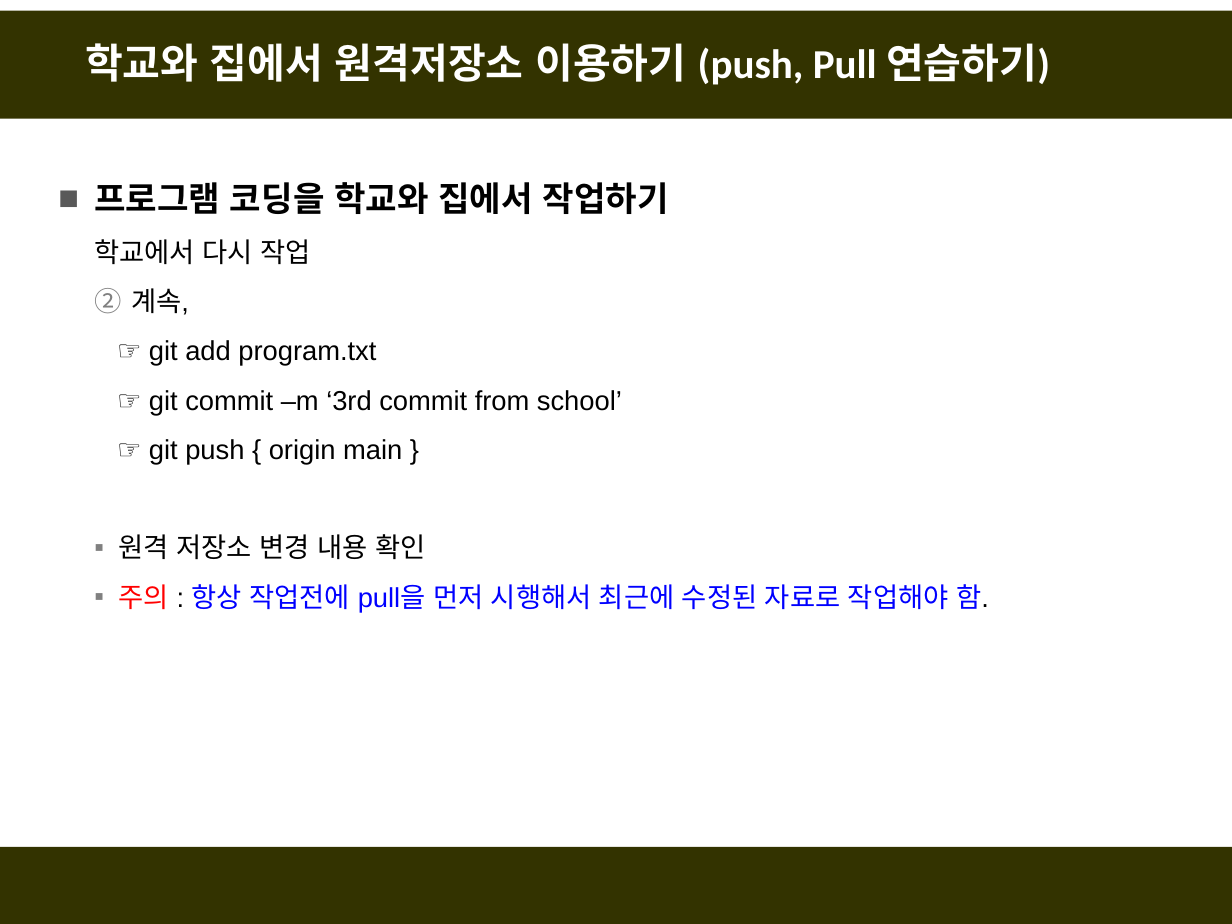
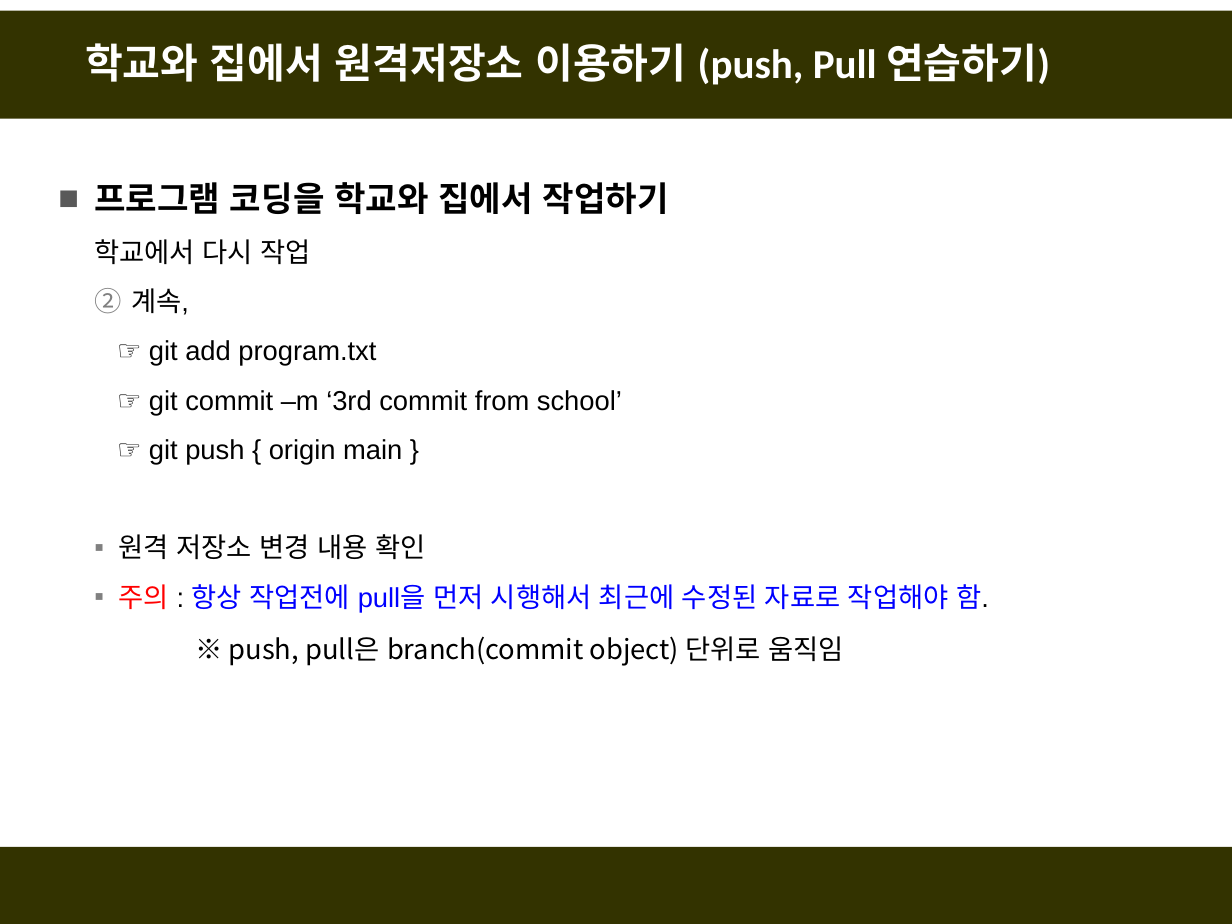
Before and after one commit to fasthill/github-lecture, a slide deck: slide 40 of git및github첫걸음2-원격저장소만들기.pptx. Drawn at 1232x924 pixels with LibreOffice and Linux fonts; fonts in the diff are those of the drawing. Boxes give left, top, right and bottom in pixels: in the first picture for what was removed or moved away, otherwise in the second. Text is boxed around its words. In the diff, an @@ line names an element or a change of style, - is before the commit and + after.

```diff
--- a/git및github첫걸음2-원격저장소만들기.pptx
+++ b/git및github첫걸음2-원격저장소만들기.pptx
@@ text added at box(229, 636, 843, 666), 16 pt, text #000000 @@
+※ push, pull은 branch(commit object) 단위로 움직임
```
